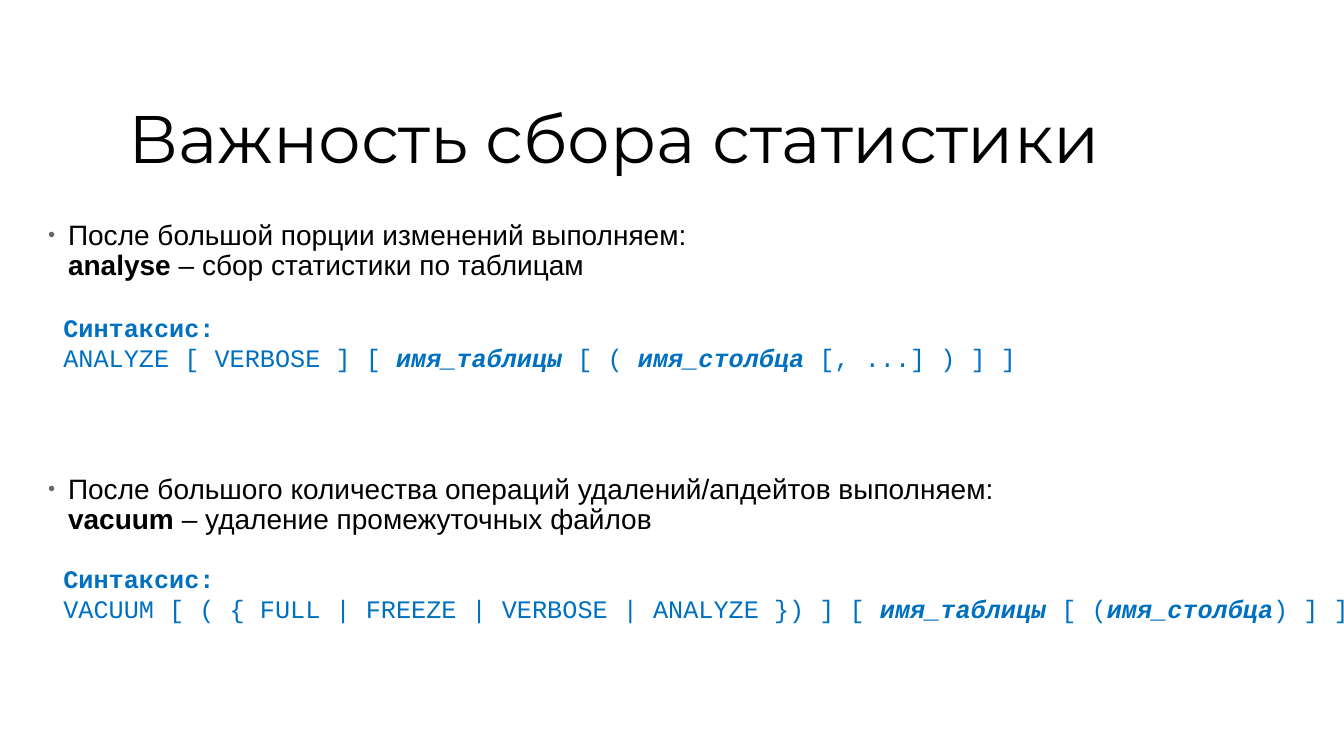
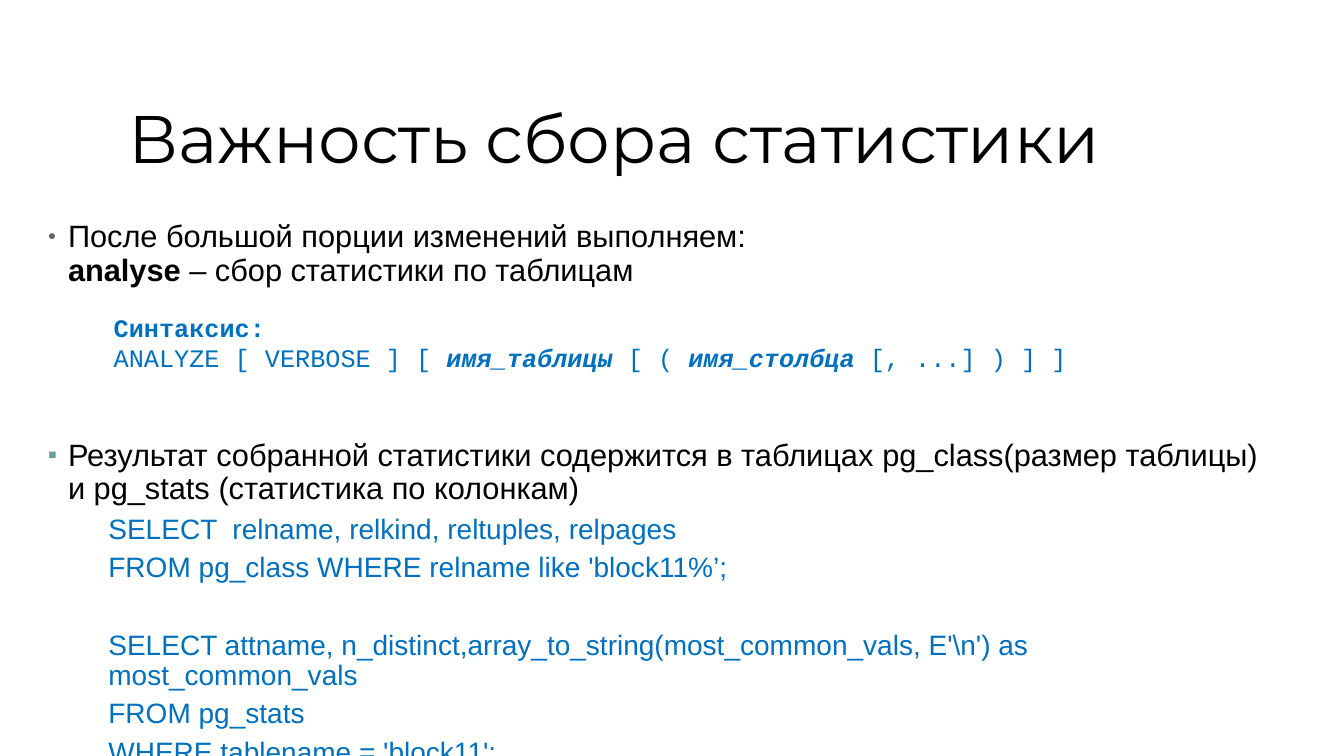
Before and after one commit to Minastirise/workshop_sql_optimization, a slide deck: slide 10 of presentation/Workshop.pptx. Drawn at 1344x756 pixels with LibreOffice and Linux fonts; fonts in the diff are those of the drawing; background and template pictures are left out. Boxes give left, top, right and bottom in pixels: in the first picture for what was removed or moved away, otherwise in the second. Text is boxed around its words. In the diff, an @@ line names an element or a change of style, - is before the commit and + after.

```diff
--- a/presentation/Workshop.pptx
+++ b/presentation/Workshop.pptx
@@ text at (x1=68, y1=224, x2=746, y2=286): size 20 to 22 pt in "После большой порции изменений выполняем: analyse – ..." @@
@@ text "Синтаксис:" moved from (x1=63, y1=320, x2=804, y2=372) to (x1=114, y1=320, x2=854, y2=372) @@
@@ text at (x1=68, y1=443, x2=1258, y2=729): text changed; text colour #000000 to #0070C0 @@
-  ● После большого количества операций удалений/апдейтов выполняем:
-    vacuum – удаление промежуточных файлов
+  ▪ Результат собранной статистики содержится в таблицах pg_class(размер таблицы) и pg_stats (статистика по колонкам)
+      SELECT relname, relkind, reltuples, relpages
+      FROM pg_class WHERE relname like 'block11%’;
+      SELECT attname, n_distinct,array_to_string(most_common_vals, E'\n') as most_common_vals
+      FROM pg_stats
+      WHERE tablename = 'block11';
@@ text removed at (x1=63, y1=571, x2=1289, y2=624) @@
-Синтаксис:
-VACUUM [ ( { FULL | FREEZE | VERBOSE | ANALYZE }) ] [ имя_таблицы [ (имя_столбца) ] ]
```
Also in this commit, not shown: 1 other slide changed, 1 slide added.
